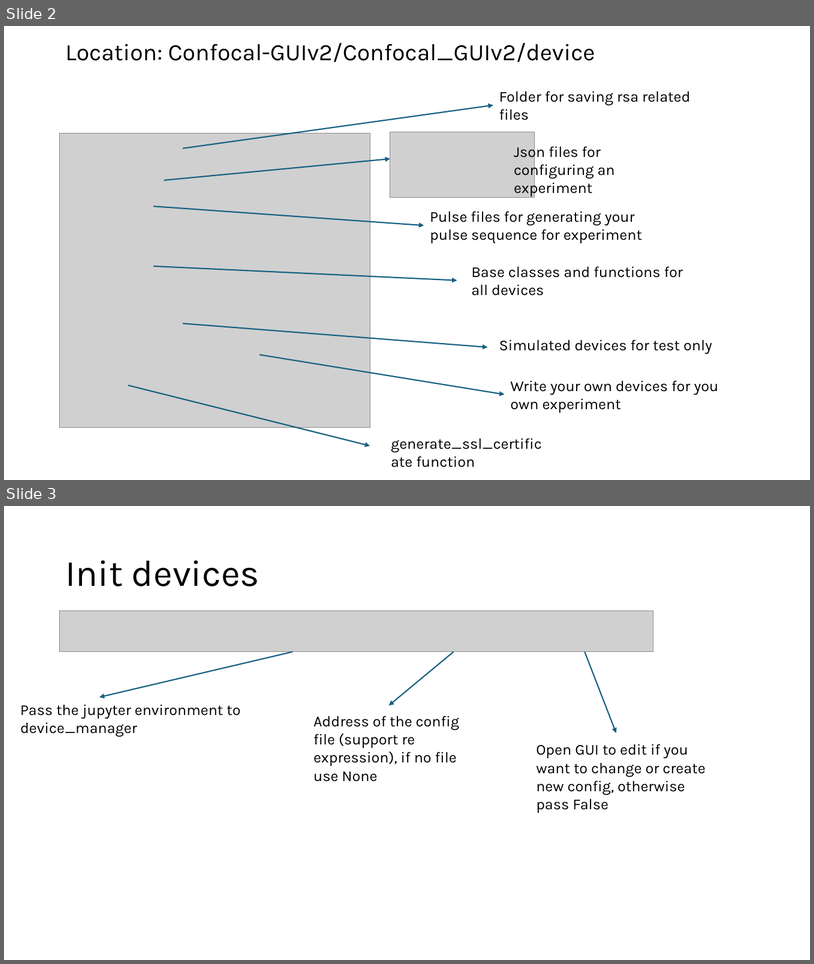
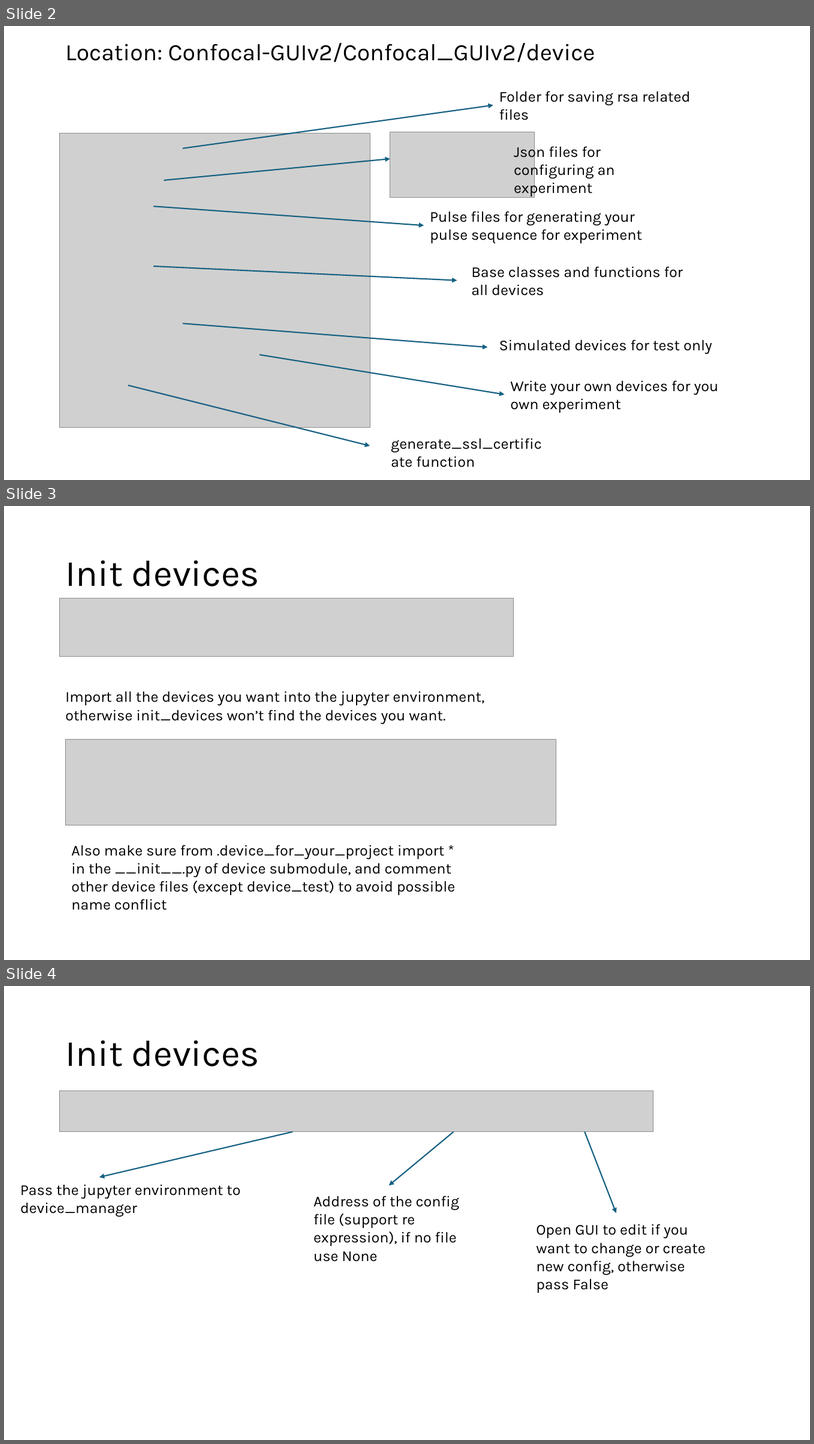
Before and after one commit to QuantumshWu/Confocal-GUIv2, a slide deck: documentation_device.pptx. Shown one above the other, each under a label of ours: slides 2 and 3 before the commit, slides 2, 3 and 4 after it. The pictures are 814x964 and 814x1444 pixels, drawn with LibreOffice and Linux fonts; fonts in the diff are those of the drawing; grey boxes stand for pictures. Boxes give left, top, right and bottom in pixels: in the first picture for what was removed or moved away, otherwise in the second. Text is boxed around its words. In the diff, an @@ line names an element or a change of style, - is before the commit and + after.

```diff
--- a/documentation_device.pptx
+++ b/documentation_device.pptx
@@ slide 3 added at box(4, 506, 810, 960), background #FFFFFF @@
@@ title added at box(65, 560, 260, 586), 44 pt, text #000000 @@
+Init devices
@@ picture added at box(60, 598, 514, 656) @@
@@ text added at box(65, 691, 485, 724), 18 pt, text #000000 @@
+Import all the devices you want into the jupyter environment, otherwise init_devices won’t find the devices you want.
@@ picture added at box(66, 739, 557, 825) @@
@@ text added at box(71, 844, 455, 910), 18 pt, text #000000 @@
+Also make sure from .device_for_your_project import * in the __init__.py of device submodule, and comment other device files (except device_test) to avoid possible name conflict
@@ what was slide 3 is now slide 4 @@
```
Also in this commit, not shown: 2 other slides added, 10 other files.
